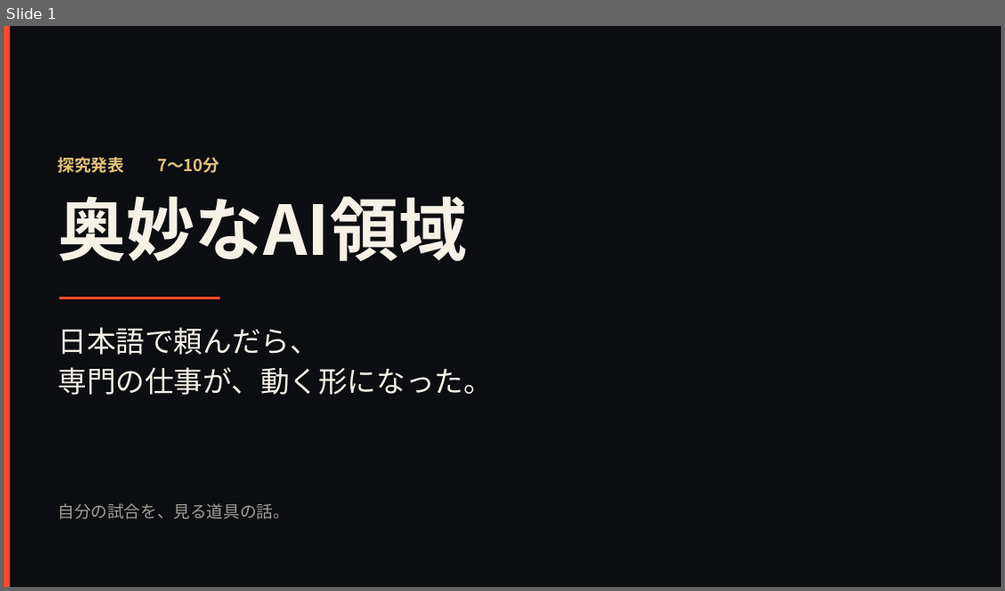
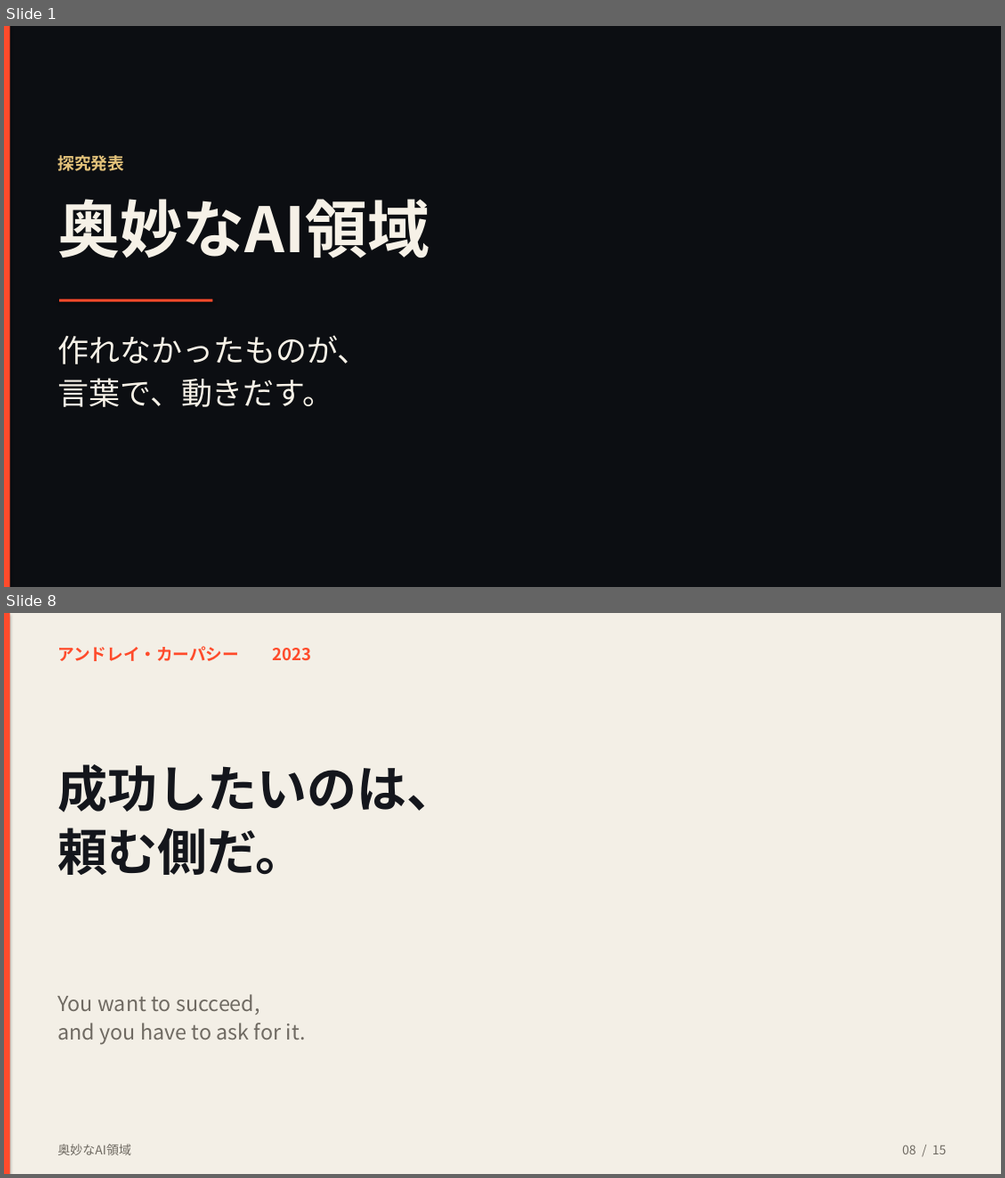
Before and after one commit to kouyozhang-design/vodcoach-ai, a slide deck: presentation/奥妙なAI領域.pptx. Shown one above the other, each under a label of ours: slide 1 before the commit, slides 1 and 8 after it; the slides between them are not shown. The pictures are 1005x591 and 1005x1178 pixels, drawn with LibreOffice and Linux fonts; fonts in the diff are those of the drawing. Boxes give left, top, right and bottom in pixels: in the first picture for what was removed or moved away, otherwise in the second. Text is boxed around its words. In the diff, an @@ line names an element or a change of style, - is before the commit and + after.

```diff
--- a/presentation/奥妙なAI領域.pptx
+++ b/presentation/奥妙なAI領域.pptx
@@ slide 8 added at <box>4,613,1001,1174</box>, background #F3EFE6 @@
@@ rectangle added at <box>4,613,10,1174</box>, fill #FF4B2B @@
@@ text added at <box>57,646,312,661</box>, 16 pt, text #FF4B2B, bold @@
+アンドレイ・カーパシー 2023
@@ text added at <box>57,764,456,875</box>, 48 pt, text #14161C, bold @@
+成功したいのは、
+頼む側だ。
@@ text added at <box>57,994,306,1045</box>, 20 pt, text #6F6A62 @@
+You want to succeed,
+and you have to ask for it.
@@ text added at <box>57,1143,131,1155</box>, 12 pt, text #6F6A62 @@
+奥妙なAI領域
@@ text added at <box>902,1144,947,1154</box>, 12 pt, text #6F6A62 @@
+08 / 15
@@ slide 1 changed as well @@
@@ text at <box>57,155,123,171</box>: text changed @@
-探究発表 7〜10分
+探究発表
@@ text "奥妙なAI領域" at <box>57,199,429,258</box>: size 66 to 60 pt @@
@@ rectangle: place and size @@
-rectangle at <box>59,297,220,300</box>
+rectangle at <box>59,299,212,302</box>
@@ text at <box>57,335,368,407</box>: text changed; size 28 to 30 pt @@
-日本語で頼んだら、
-専門の仕事が、動く形になった。
+作れなかったものが、
+言葉で、動きだす。
@@ text removed at <box>57,503,289,519</box> @@
-自分の試合を、見る道具の話。
```
Also in this commit, not shown: 4 other slides changed, 9 other slides added, 11 slides removed, 2 other files.
